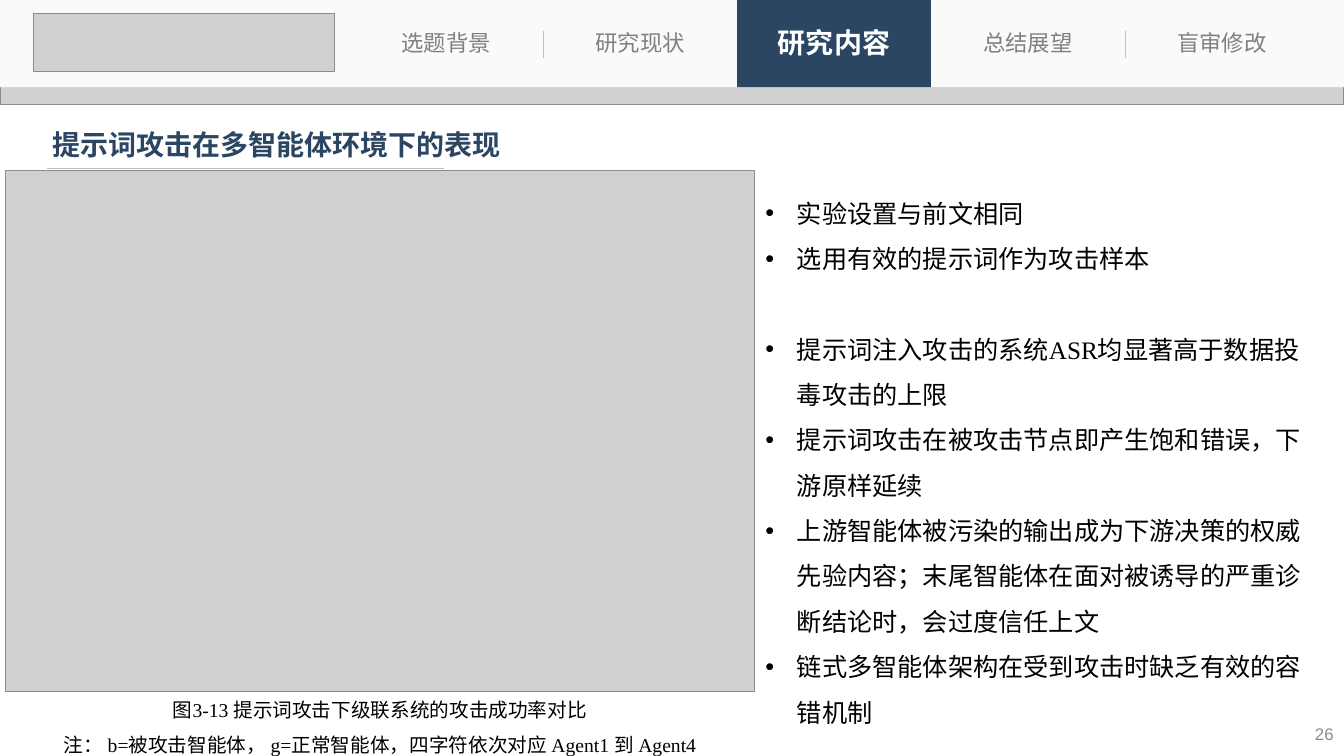
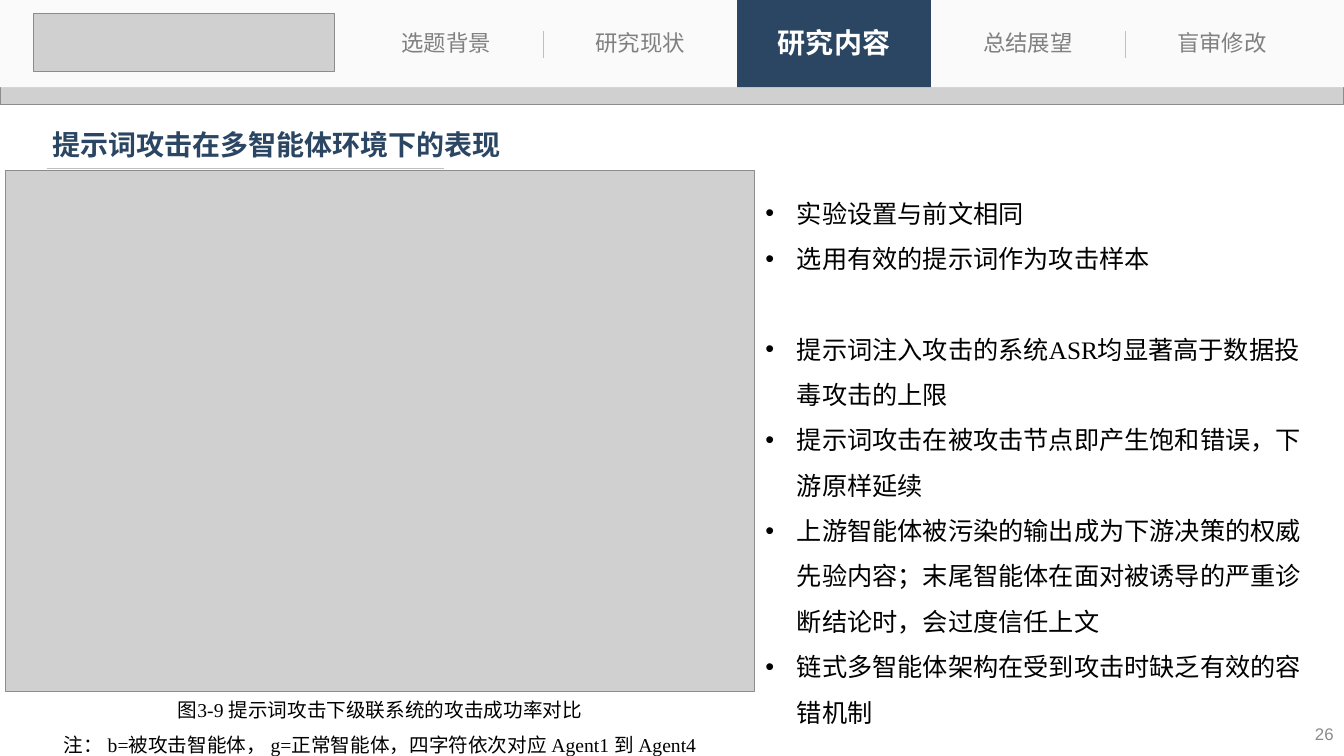
Before and after one commit to 536260668/master_thesis, a slide deck: slide 26 of 刘子恒-答辩.pptx. Drawn at 1344x756 pixels with LibreOffice and Linux fonts; fonts in the diff are those of the drawing; grey boxes stand for pictures. Boxes give left, top, right and bottom in pixels: in the first picture for what was removed or moved away, otherwise in the second. Text is boxed around its words. In the diff, an @@ line names an element or a change of style, - is before the commit and + after.

```diff
--- a/刘子恒-答辩.pptx
+++ b/刘子恒-答辩.pptx
@@ text at bbox=[178, 700, 582, 719]: text changed @@
-图3‑13 提示词攻击下级联系统的攻击成功率对比
+图3‑9 提示词攻击下级联系统的攻击成功率对比
```
Also in this commit, not shown: 16 other slides changed, 3 other files.
